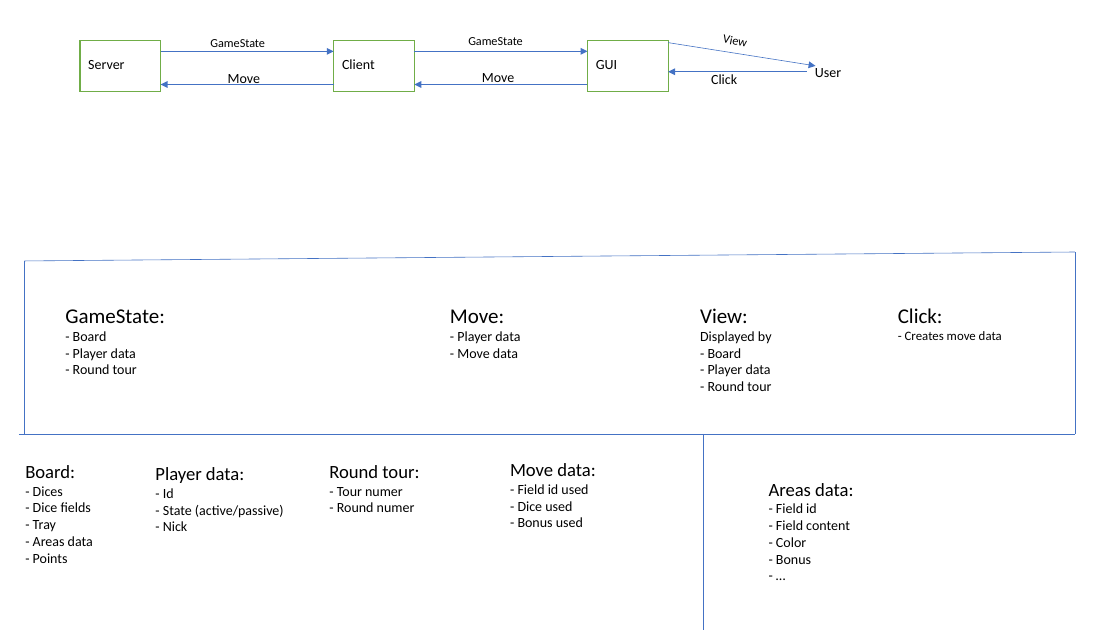
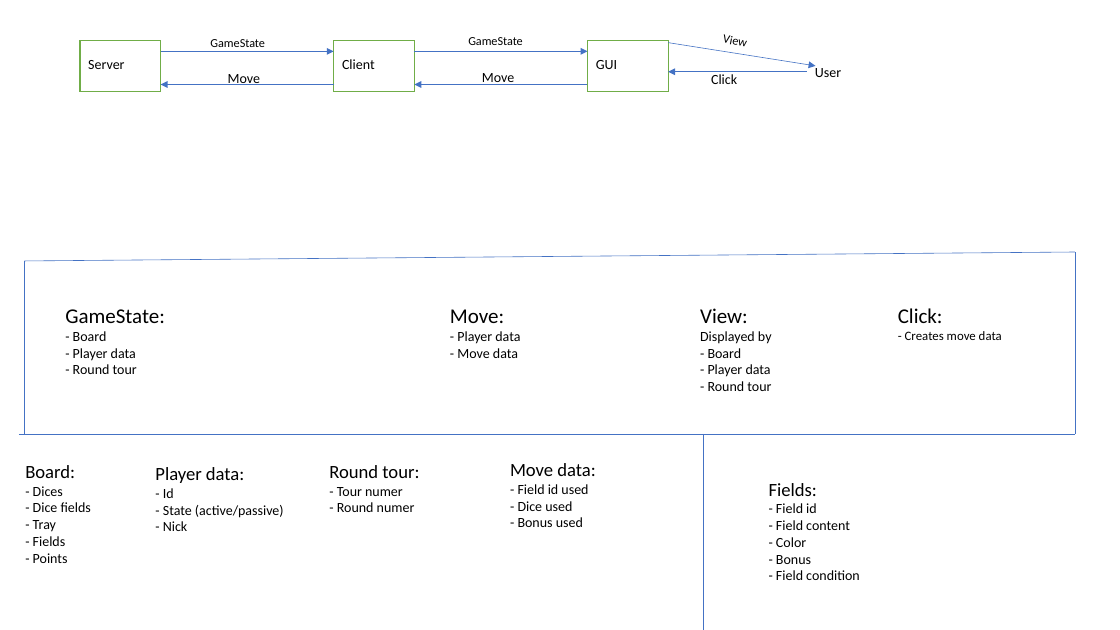
Before and after one commit to szymiar/Ganz-shon-clever, a slide deck: slide 1 of GanzShonClever_plan.pptx. Drawn at 1120x630 pixels with LibreOffice and Linux fonts; fonts in the diff are those of the drawing. Boxes give left, top, right and bottom in pixels: in the first picture for what was removed or moved away, otherwise in the second. Text is boxed around its words. In the diff, an @@ line names an element or a change of style, - is before the commit and + after.

```diff
--- a/GanzShonClever_plan.pptx
+++ b/GanzShonClever_plan.pptx
@@ text at <box>33,486,91,563</box>: text changed @@
-Board:
-- Dices
-- Dice fields
-- Tray
-- Areas data
-- Points
+Board:
+- Dices
+- Dice fields
+- Tray
+- Fields
+- Points
@@ text at <box>769,483,860,580</box>: text changed @@
-Areas data:
-- Field id
-- Field content
-- Color
-- Bonus
-- …
+Fields:
+- Field id
+- Field content
+- Color
+- Bonus
+- Field condition
```
Also in this commit, not shown: 12 slides added, 12 other files.
